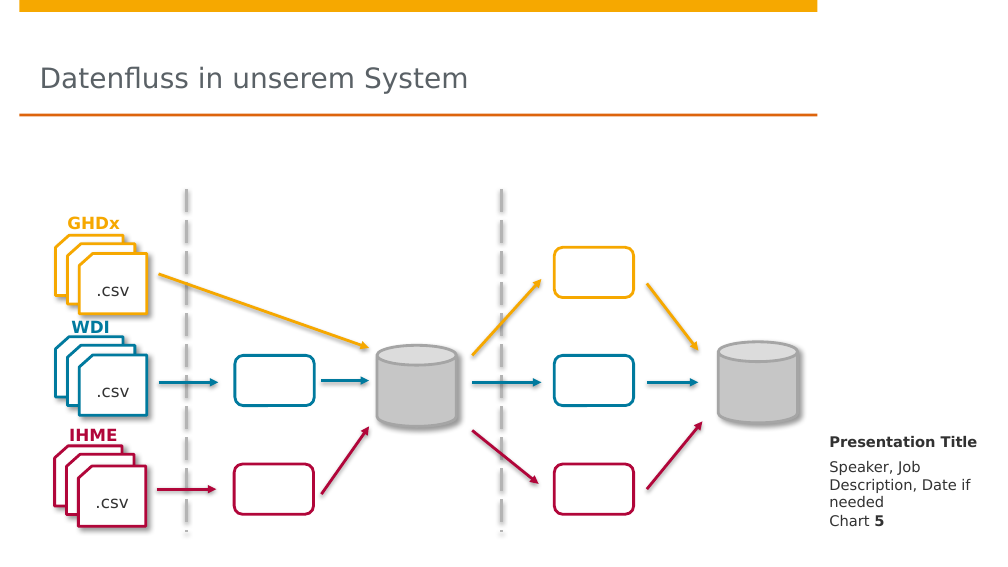
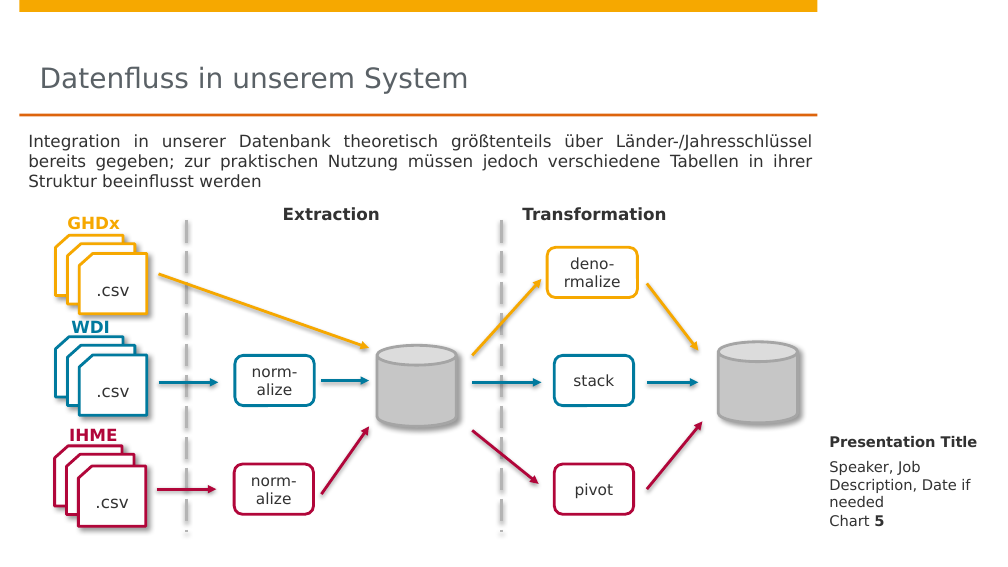
Before and after one commit to johanneshoetter/Health-Data-Integration, a slide deck: slide 5 of presentations/integration.pptx. Drawn at 1008x567 pixels with LibreOffice and Linux fonts; fonts in the diff are those of the drawing; background and template pictures are left out. Boxes give left, top, right and bottom in pixels: in the first picture for what was removed or moved away, otherwise in the second. Text is boxed around its words. In the diff, an @@ line names an element or a change of style, - is before the commit and + after.

```diff
--- a/presentations/integration.pptx
+++ b/presentations/integration.pptx
@@ text added at <box>28,134,812,188</box>, 12 pt, text #323232 @@
+Integration in unserer Datenbank theoretisch größtenteils über Länder-/Jahresschlüssel bereits gegeben; zur praktischen Nutzung müssen jedoch verschiedene Tabellen in ihrer Struktur beeinflusst werden
@@ text added at <box>283,207,380,221</box>, 12 pt, text #323232, bold @@
+Extraction
@@ text added at <box>522,207,666,221</box>, 12 pt, text #323232, bold @@
+Transformation
@@ line moved from (186, 190) - (186, 532) to (186, 220) - (186, 532) @@
@@ line moved from (501, 190) - (501, 532) to (501, 220) - (501, 532) @@
@@ rounded rectangle "deno-rmalize": place and size @@
-rounded rectangle "deno-rmalize" at <box>554,247,634,297</box>
+rounded rectangle "deno-rmalize" at <box>547,247,638,297</box>
@@ text in rounded rectangle at <box>564,257,621,287</box>: text added @@
+deno-rmalize
@@ text in rounded rectangle at <box>252,368,298,395</box>: text added @@
+norm-alize
@@ text in rounded rectangle at <box>573,374,614,386</box>: text added @@
+stack
@@ text in rounded rectangle at <box>251,477,297,504</box>: text added @@
+norm-alize
@@ text in rounded rectangle at <box>575,483,614,499</box>: text added @@
+pivot
```
Also in this commit, not shown: 3 other slides changed, 1 slide added, 2 slides removed.
